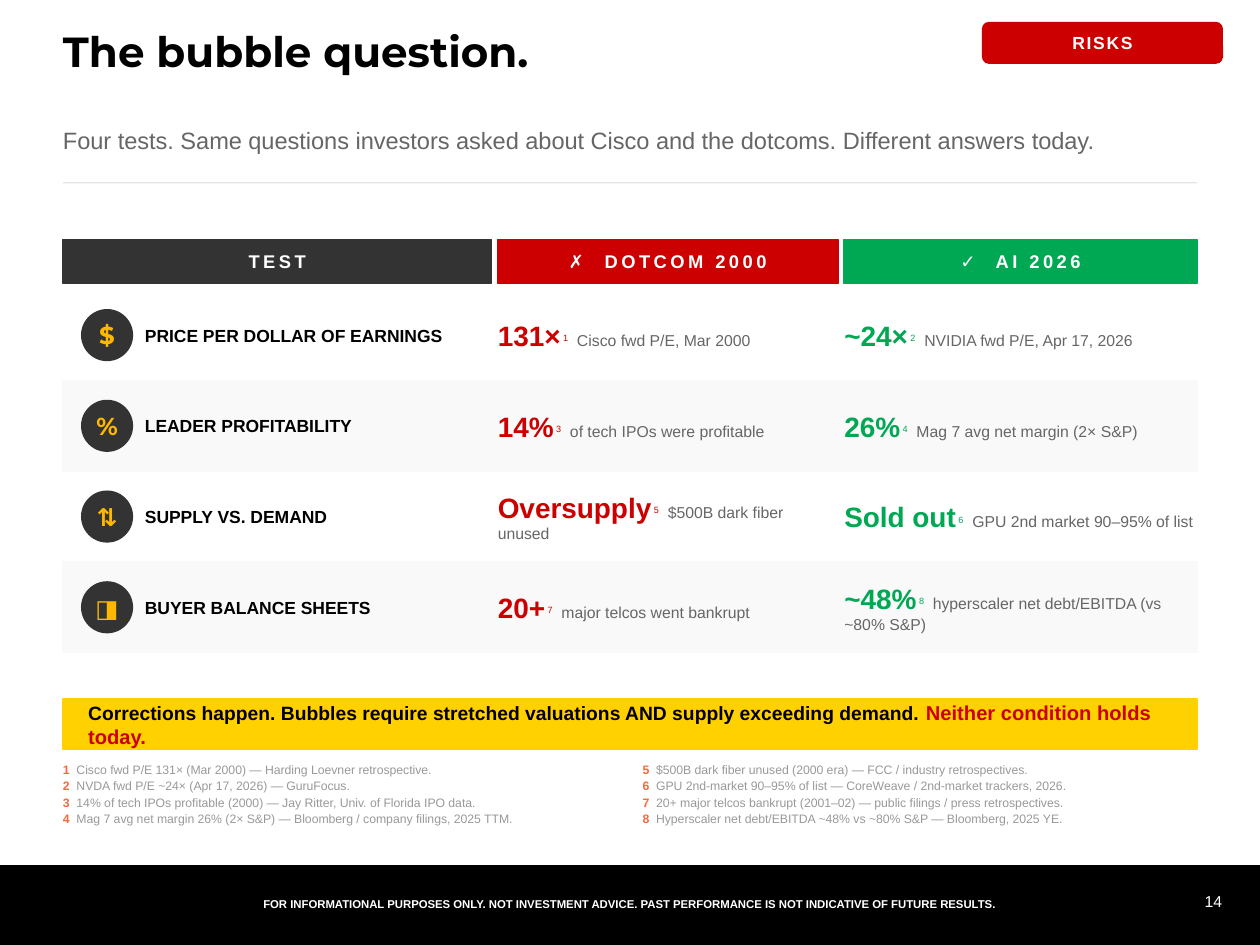
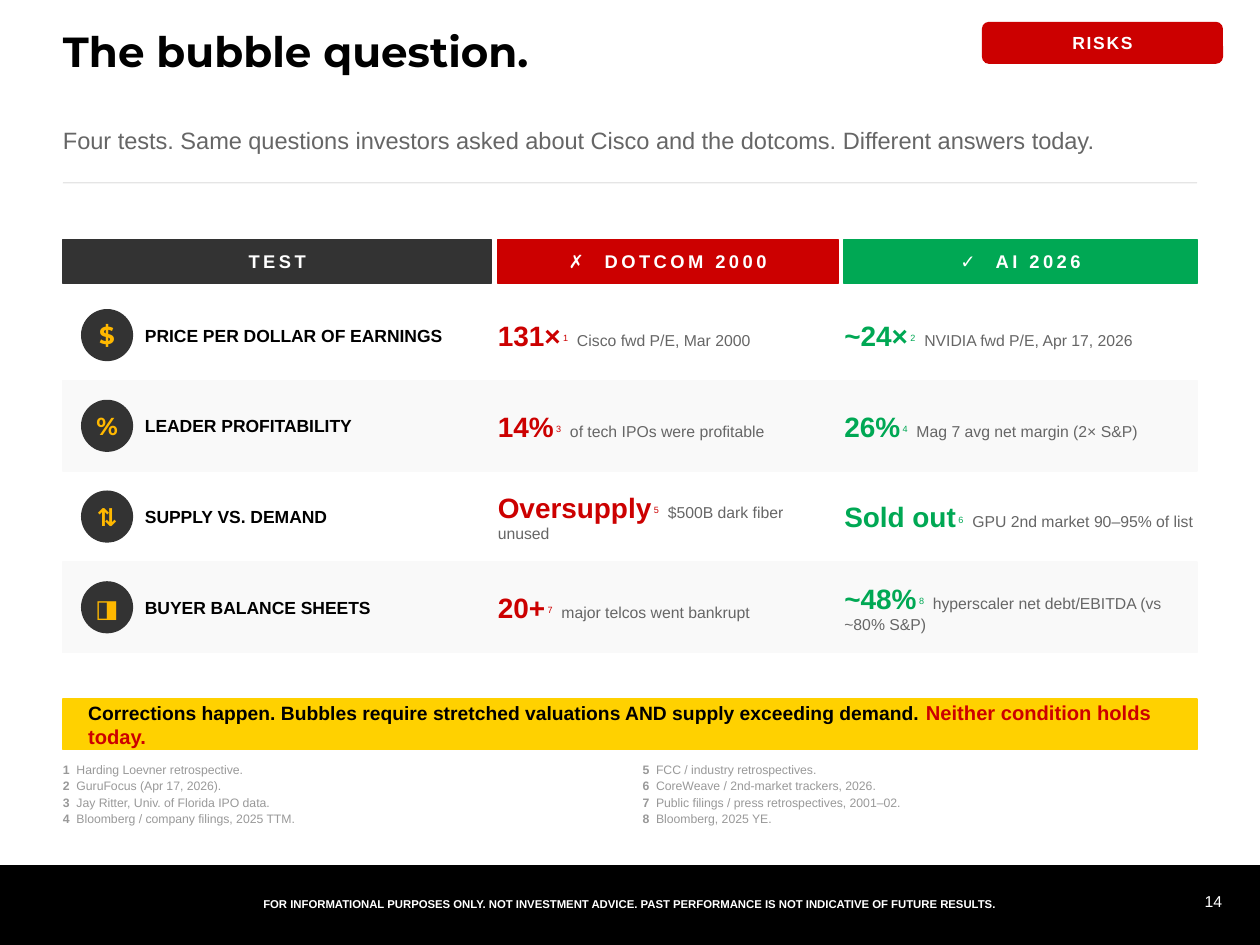
Before and after one commit to samuelcmcclellan-cell/ai-markets-deck, a slide deck: slide 14 of ai-markets-deck.pptx. Drawn at 1260x945 pixels with LibreOffice and Linux fonts; fonts in the diff are those of the drawing. Boxes give left, top, right and bottom in pixels: in the first picture for what was removed or moved away, otherwise in the second. Text is boxed around its words. In the diff, an @@ line names an element or a change of style, - is before the commit and + after.

```diff
--- a/ai-markets-deck.pptx
+++ b/ai-markets-deck.pptx
@@ text at [63, 765, 295, 826]: text changed @@
-1 Cisco fwd P/E 131× (Mar 2000) — Harding Loevner retrospective.
-2 NVDA fwd P/E ~24× (Apr 17, 2026) — GuruFocus.
-3 14% of tech IPOs profitable (2000) — Jay Ritter, Univ. of Florida IPO data.
-4 Mag 7 avg net margin 26% (2× S&P) — Bloomberg / company filings, 2025 TTM.
+1 Harding Loevner retrospective.
+2 GuruFocus (Apr 17, 2026).
+3 Jay Ritter, Univ. of Florida IPO data.
+4 Bloomberg / company filings, 2025 TTM.
@@ text at [643, 765, 901, 826]: text changed @@
-5 $500B dark fiber unused (2000 era) — FCC / industry retrospectives.
-6 GPU 2nd-market 90–95% of list — CoreWeave / 2nd-market trackers, 2026.
-7 20+ major telcos bankrupt (2001–02) — public filings / press retrospectives.
-8 Hyperscaler net debt/EBITDA ~48% vs ~80% S&P — Bloomberg, 2025 YE.
+5 FCC / industry retrospectives.
+6 CoreWeave / 2nd-market trackers, 2026.
+7 Public filings / press retrospectives, 2001–02.
+8 Bloomberg, 2025 YE.
```
Also in this commit, not shown: 2 other files.
